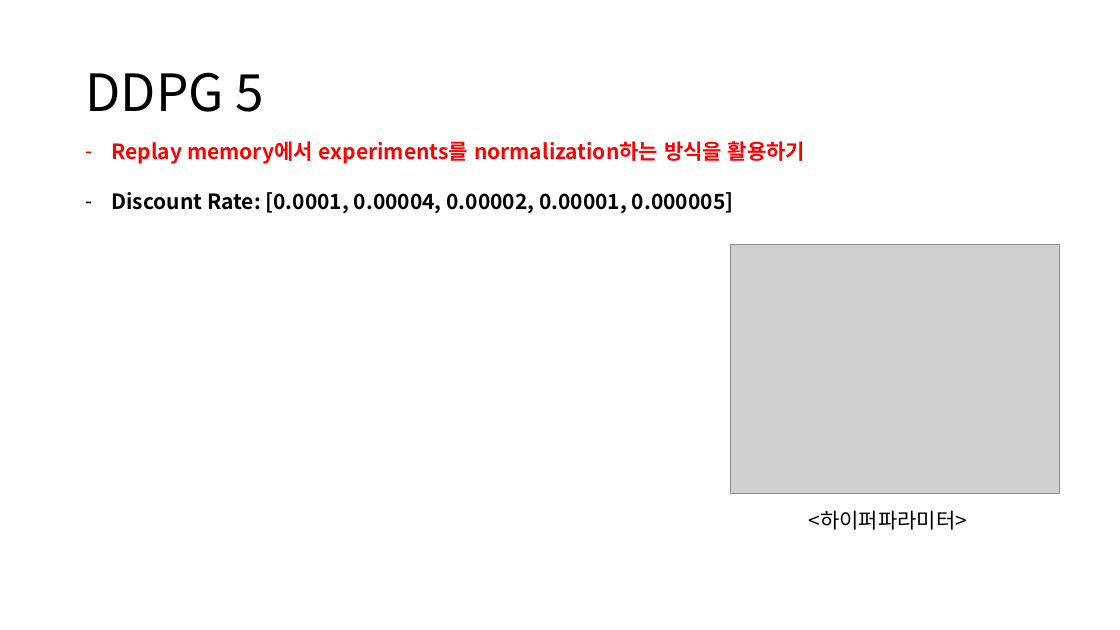
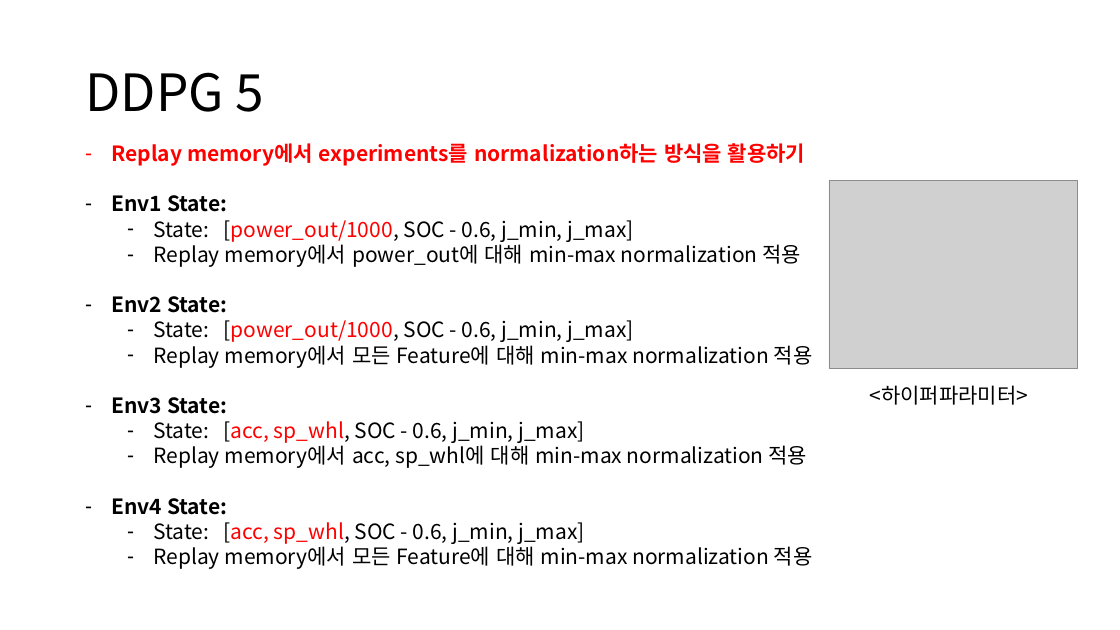
Before and after one commit to zidane89/experiment, a slide deck: slide 13 of 실험정리.pptx. Drawn at 1120x630 pixels with LibreOffice and Linux fonts; fonts in the diff are those of the drawing; grey boxes stand for pictures. Boxes give left, top, right and bottom in pixels: in the first picture for what was removed or moved away, otherwise in the second. Text is boxed around its words. In the diff, an @@ line names an element or a change of style, - is before the commit and + after.

```diff
--- a/실험정리.pptx
+++ b/실험정리.pptx
@@ text at [111,195,813,569]: text changed; bold off @@
-– Discount Rate: [0.0001, 0.00004, 0.00002, 0.00001, 0.000005]
+– Env1 State:
+  – State: [power_out/1000, SOC - 0.6, j_min, j_max]
+  – Replay memory에서 power_out에 대해 min-max normalization 적용
+– Env2 State:
+  – State: [power_out/1000, SOC - 0.6, j_min, j_max]
+  – Replay memory에서 모든 Feature에 대해 min-max normalization 적용
+– Env3 State:
+  – State: [acc, sp_whl, SOC - 0.6, j_min, j_max]
+  – Replay memory에서 acc, sp_whl에 대해 min-max normalization 적용
+– Env4 State:
+  – State: [acc, sp_whl, SOC - 0.6, j_min, j_max]
+  – Replay memory에서 모든 Feature에 대해 min-max normalization 적용
@@ picture: place and size @@
-picture at [730,245,1060,494]
+picture at [829,181,1078,369]
@@ text "<하이퍼파라미터>": place and size @@
-text "<하이퍼파라미터>" at [809,510,968,530]
+text "<하이퍼파라미터>" at [870,385,1029,405]
```
